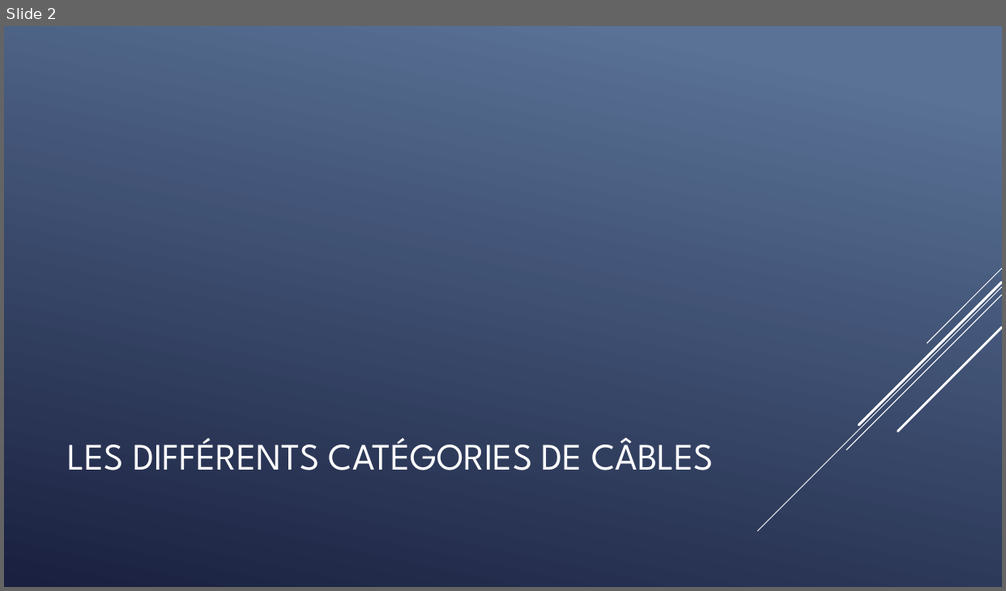
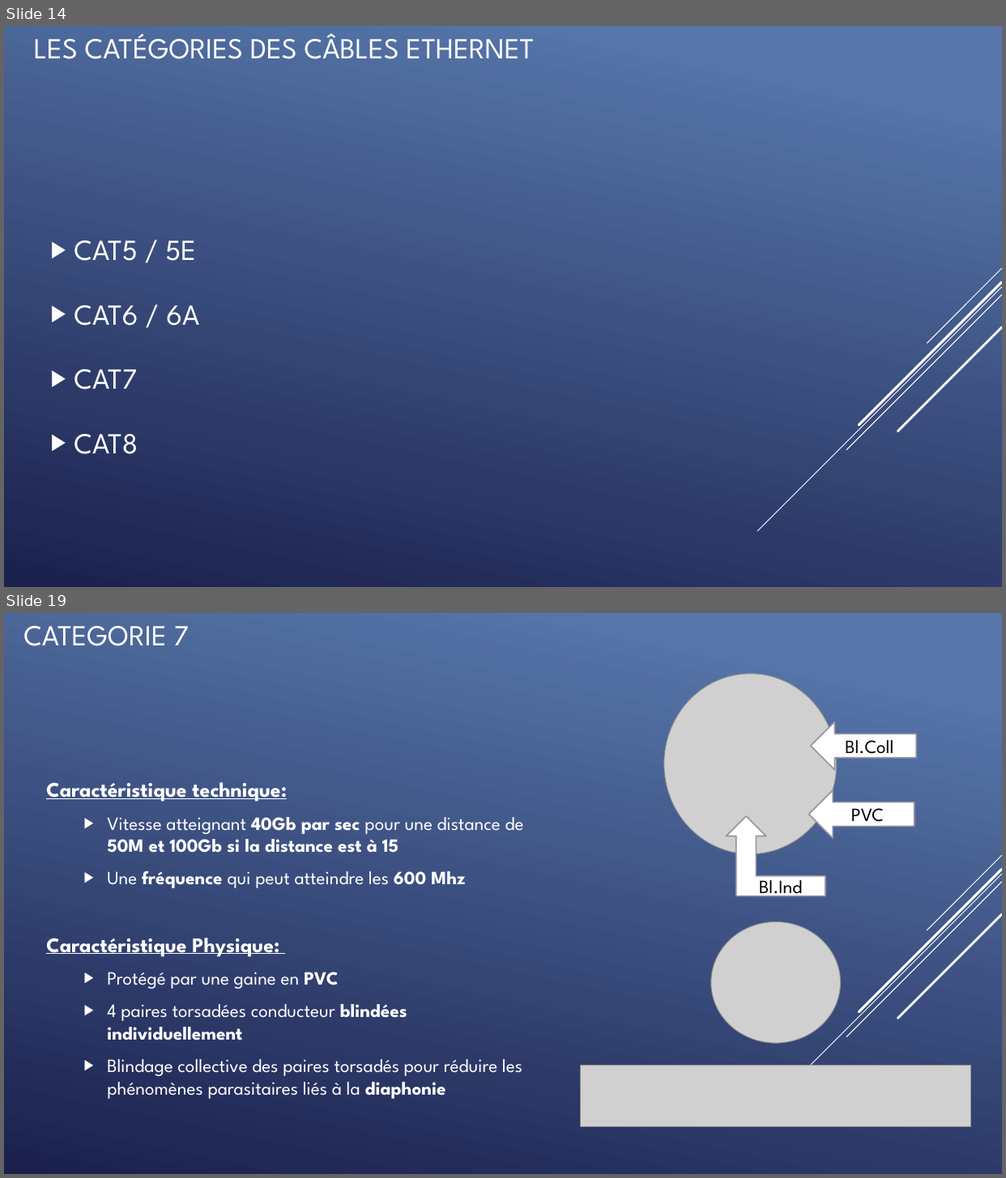
Before and after one commit to QuentinKrg/M214-Ethernet, a slide deck: Module 214 - Fabrication_Ethernet.pptx. Shown one above the other, each under a label of ours: slide 2 before the commit, slides 14 and 19 after it; the slides between them are not shown. The pictures are 1006x591 and 1006x1178 pixels, drawn with LibreOffice and Linux fonts; fonts in the diff are those of the drawing; grey boxes stand for pictures. Boxes give left, top, right and bottom in pixels: in the first picture for what was removed or moved away, otherwise in the second. Text is boxed around its words. In the diff, an @@ line names an element or a change of style, - is before the commit and + after.

```diff
--- a/Module 214 - Fabrication_Ethernet.pptx
+++ b/Module 214 - Fabrication_Ethernet.pptx
@@ slide 19 added at (4,613,1002,1174), background gradient #5877AB to #1C204D; not listed: 5 template elements that a slide beside it also shows @@
@@ title added at (23,626,189,646), 28 pt, text #FFFFFF @@
+CATEGORIE 7
@@ picture added at (664,674,837,854) @@
@@ left arrow added at (811,722,917,769), fill #FFFFFF, outline #9890A0 1.25 pt, 18 pt, text #000000 @@
+Bl.Coll
@@ text added at (46,782,524,1099), 18 pt, text #FFFFFF @@
+Caractéristique technique:
+  ▶ Vitesse atteignant 40Gb par sec pour une distance de 50M et 100Gb si la distance est à 15
+  ▶ Une fréquence qui peut atteindre les 600 Mhz
+Caractéristique Physique:
+  ▶ Protégé par une gaine en PVC
+  ▶ 4 paires torsadées conducteur blindées individuellement
+  ▶ Blindage collective des paires torsadés pour réduire les phénomènes parasitaires liés à la diaphonie
@@ left arrow added at (809,790,914,838), fill #FFFFFF, outline #9890A0 1.25 pt, 18 pt, text #000000 @@
+PVC
@@ bent up arrow added at (727,816,826,897), fill #FFFFFF, outline #9890A0 1.25 pt, 18 pt, text #000000 @@
+Bl.Ind
@@ picture added at (711,922,841,1043) @@
@@ picture added at (581,1066,970,1127) @@
@@ what was slide 2 is now slide 14 @@
@@ slide 14 changed as well @@
@@ background gradient #597496 to #1A2040 to gradient #5877AB to #1C204D @@
@@ title at (34,33,534,59): text changed; size 36 to 28 pt @@
-LES DIFFÉRENTS CATÉGORIES DE CÂBLES
+LES CATÉGORIES DES CÂBLES ETHERNET
@@ text added at (74,241,199,454), 28 pt, text #FFFFFF @@
+▶ CAT5 / 5E
+▶ CAT6 / 6A
+▶ CAT7
+▶ CAT8
```
Also in this commit, not shown: 3 other slides changed, 22 other slides added, 5 slides removed.
